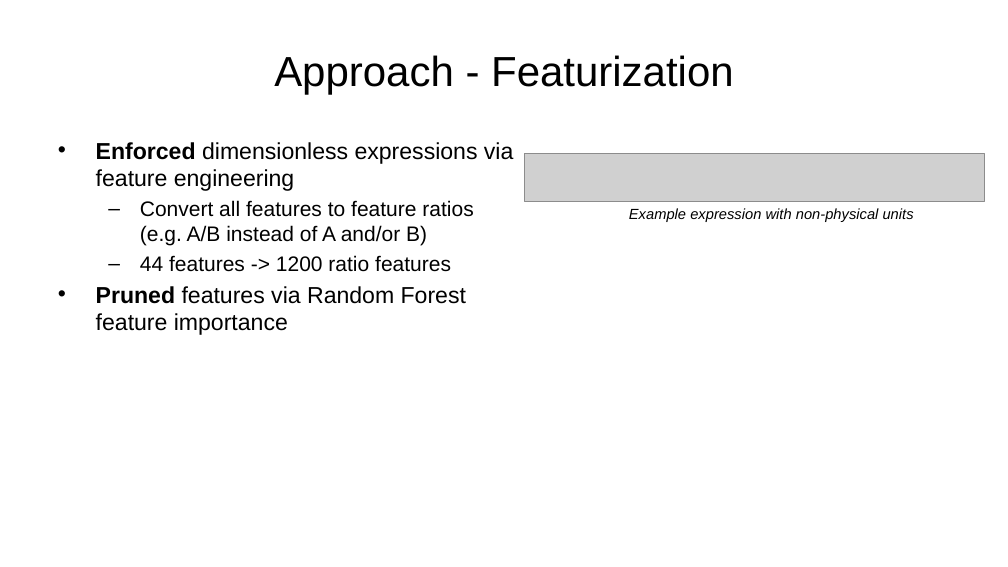
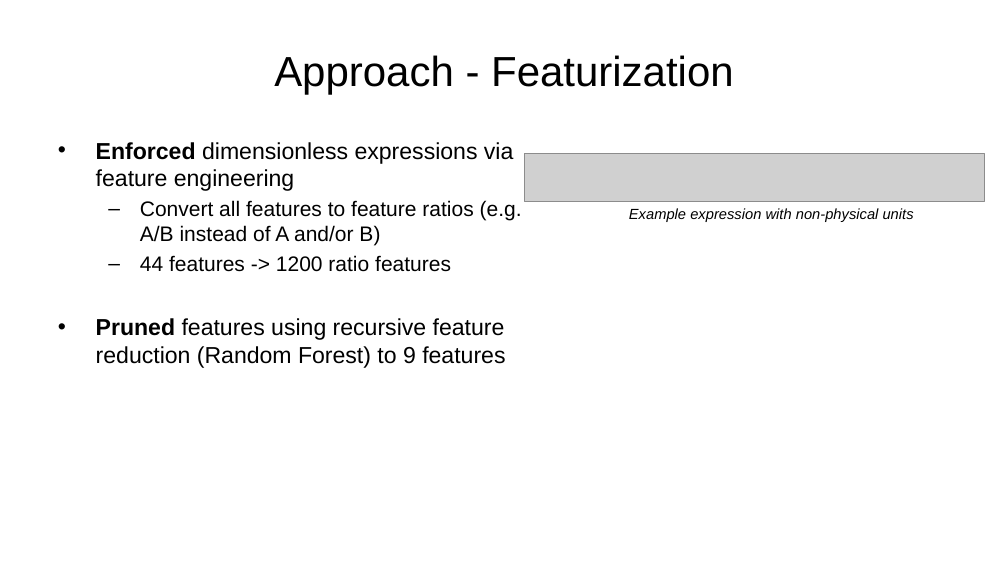
Before and after one commit to AlbertVong/Mat-Hack-2023, a slide deck: slide 4 of powerpoint_slides/final_presentation_av.pptx. Drawn at 1008x567 pixels with LibreOffice and Linux fonts; fonts in the diff are those of the drawing; grey boxes stand for pictures; background and template pictures are left out. Boxes give left, top, right and bottom in pixels: in the first picture for what was removed or moved away, otherwise in the second. Text is boxed around its words. In the diff, an @@ line names an element or a change of style, - is before the commit and + after.

```diff
--- a/powerpoint_slides/final_presentation_av.pptx
+++ b/powerpoint_slides/final_presentation_av.pptx
@@ text at [96,318,505,368]: text changed @@
-• Pruned features via Random Forest feature importance
+• Pruned features using recursive feature reduction (Random Forest) to 9 features
```
Also in this commit, not shown: 2 other slides changed, 3 slides added, 2 slides removed, 1 other file.
